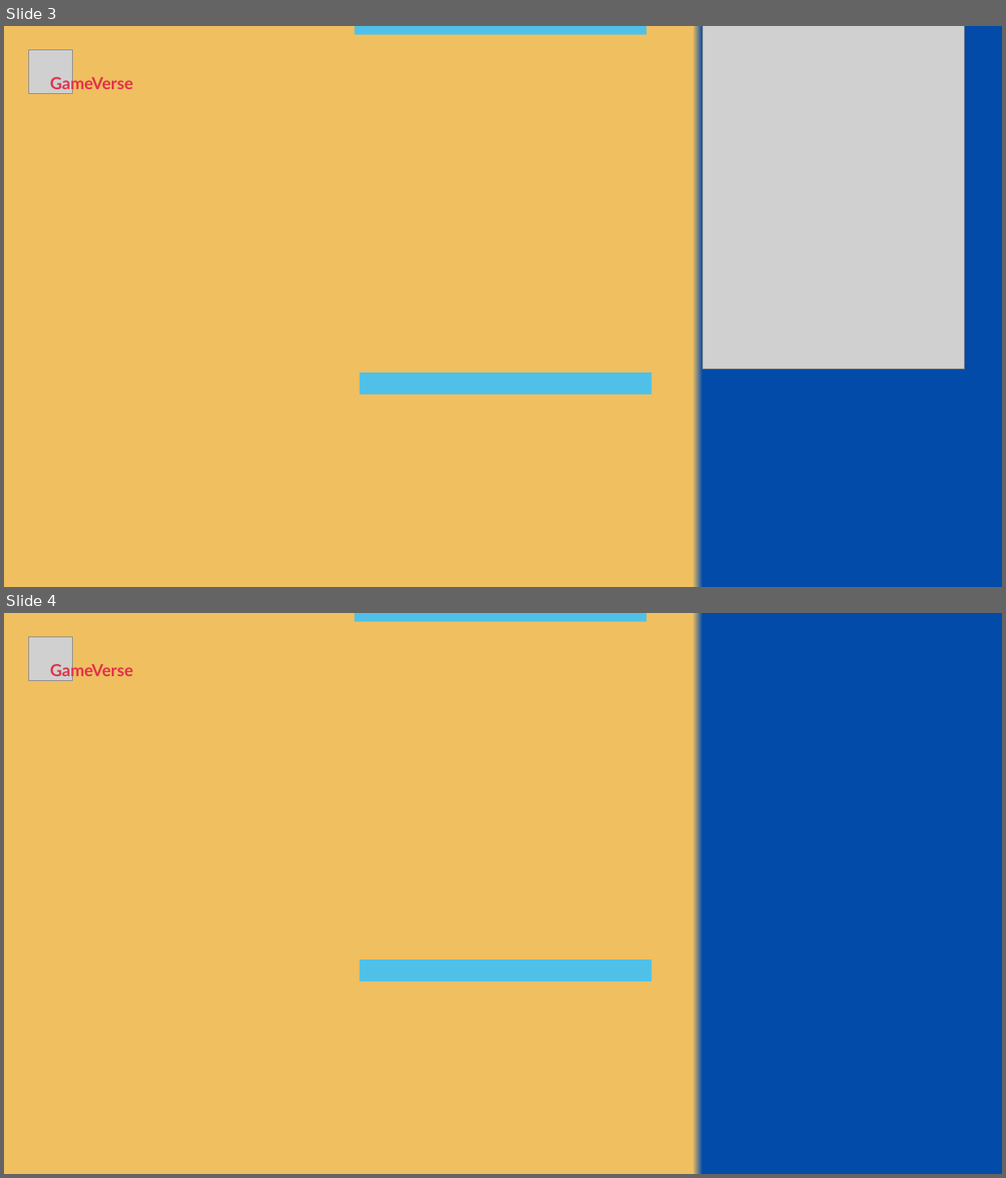
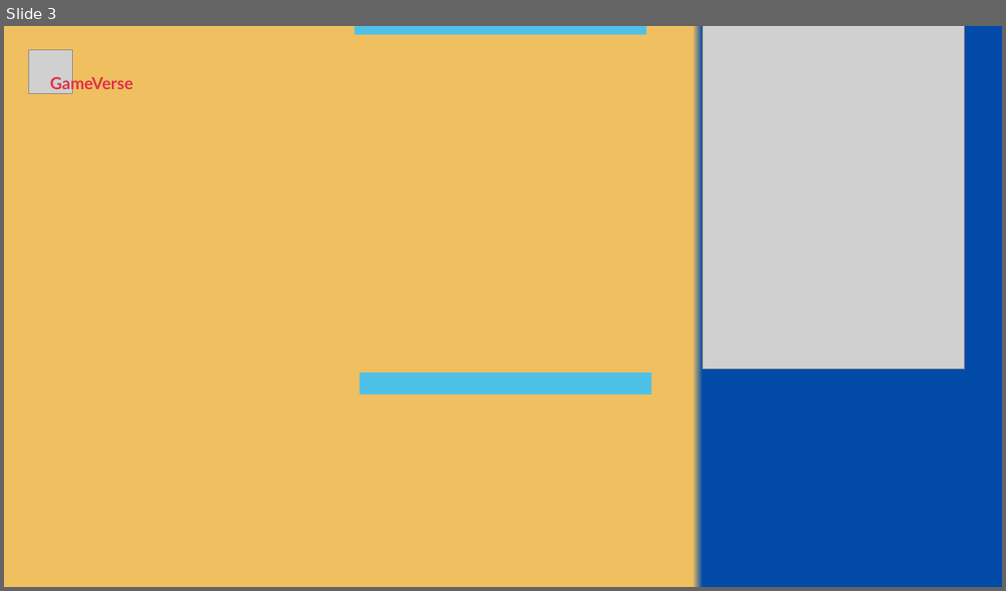
Before and after one commit to Aohkne/GameVerse, a slide deck: description for web/slider.pptx. Shown one above the other, each under a label of ours: slides 3 and 4 before the commit, slide 3 after it. The pictures are 1006x1178 and 1006x591 pixels, drawn with LibreOffice and Linux fonts; fonts in the diff are those of the drawing; grey boxes stand for pictures; background and template pictures are left out. Boxes give left, top, right and bottom in pixels: in the first picture for what was removed or moved away, otherwise in the second. Text is boxed around its words. In the diff, an @@ line names an element or a change of style, - is before the commit and + after.

Commit message:
18th commit
Add feedback for slider & logo for all game

```diff
--- a/description for web/slider.pptx
+++ b/description for web/slider.pptx
@@ slide 4 removed at [4, 613, 1002, 1174], background gradient #024BA9 to #F0BF60 @@
@@ rectangle removed at [355, 613, 646, 621] @@
@@ picture removed at [28, 637, 72, 680] @@
@@ text removed at [50, 662, 134, 681] @@
-GameVerse
@@ rectangle removed at [360, 960, 651, 982] @@
```
Also in this commit, not shown: 1 slide added, 8 other files.
